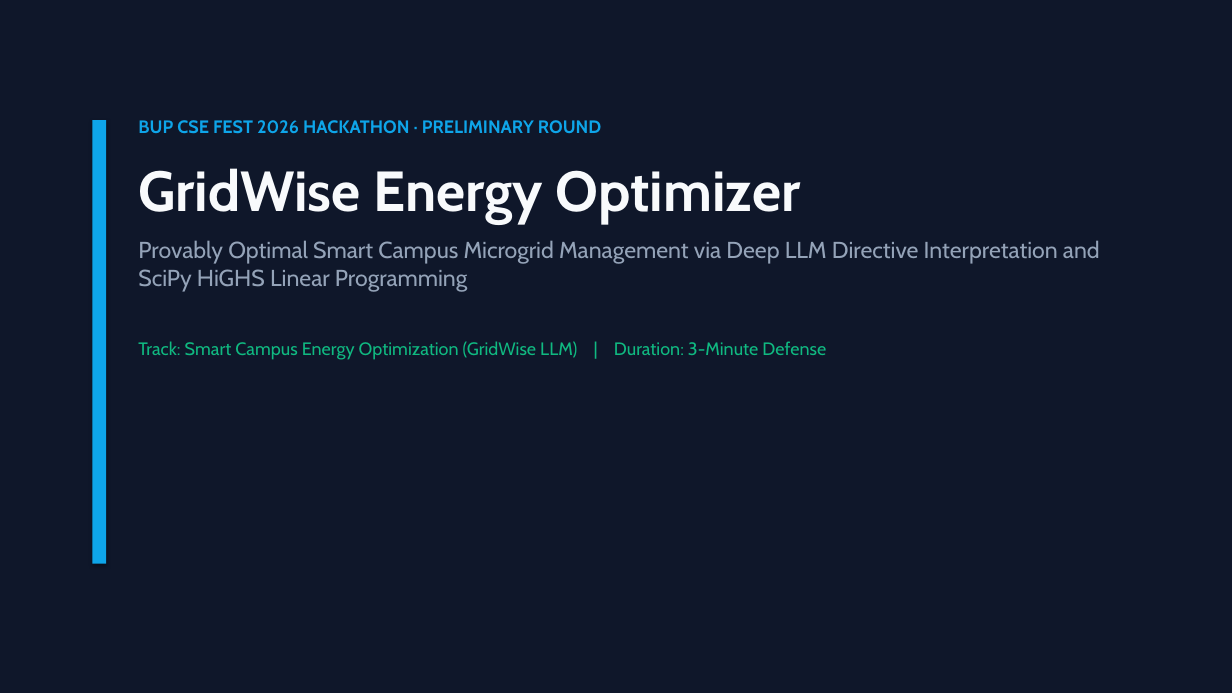
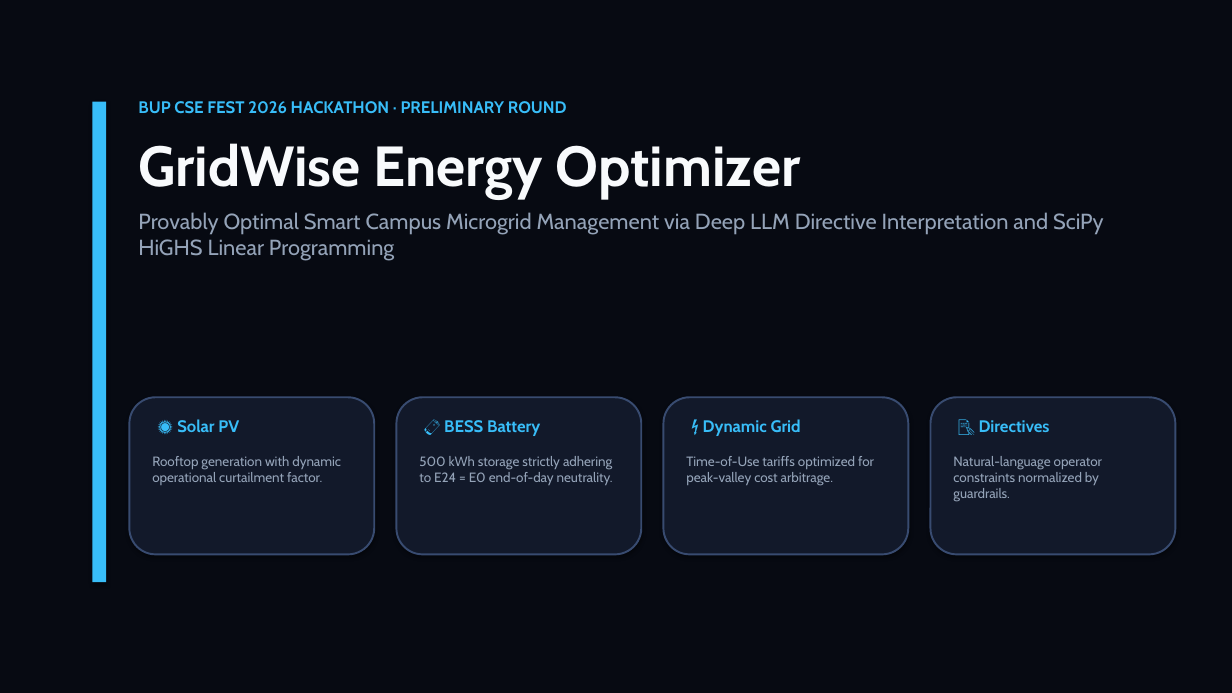
Before and after one commit to happinessisreal/gridwise-energy-optimizer, a slide deck: slide 1 of presentation.pptx. Drawn at 1232x693 pixels with LibreOffice and Linux fonts; fonts in the diff are those of the drawing. Boxes give left, top, right and bottom in pixels: in the first picture for what was removed or moved away, otherwise in the second. Text is boxed around its words. In the diff, an @@ line names an element or a change of style, - is before the commit and + after.

```diff
--- a/presentation.pptx
+++ b/presentation.pptx
@@ rectangle at <box>0,0,1232,693</box>: fill #0F172A to #070A12 @@
@@ rectangle: place and size @@
-rectangle at <box>92,120,106,564</box>
+rectangle at <box>92,102,106,582</box>
@@ rectangle at <box>92,102,106,582</box>: fill #0EA5E9 to #38BDF8 @@
@@ text "BUP CSE FEST 2026 HACKATHON ...": place and size @@
-text "BUP CSE FEST 2026 HACKATHON ..." at <box>138,120,1100,360</box>
+text "BUP CSE FEST 2026 HACKATHON ..." at <box>138,101,1104,261</box>
@@ text "BUP CSE FEST 2026 HACKATHON ..." at <box>138,101,1104,261</box>: size 14 to 13 pt, text colour #0EA5E9 to #38BDF8 in "BUP CSE FEST 2026 HACKATHON · PRELIMINARY ..."; size 18 to 17 pt in "Provably Optimal Smart Campus Microgrid Management via ..."; less space between paragraphs @@
@@ text at <box>138,341,826,360</box>: paragraph removed @@
-Track: Smart Campus Energy Optimization (GridWise LLM) | Duration: 3-Minute Defense
@@ rounded rectangle added at <box>129,397,374,555</box>, fill #12192A, outline #384B70 1.5 pt @@
@@ text added at <box>177,419,239,432</box>, 13 pt, text #38BDF8, bold @@
+☀️ Solar PV
@@ rounded rectangle added at <box>396,397,641,555</box>, fill #12192A, outline #384B70 1.5 pt @@
@@ rounded rectangle added at <box>664,397,909,555</box>, fill #12192A, outline #384B70 1.5 pt @@
@@ text added at <box>703,419,801,436</box>, 13 pt, text #38BDF8, bold @@
+⚡ Dynamic Grid
@@ rounded rectangle added at <box>931,397,1176,555</box>, fill #12192A, outline #384B70 1.5 pt @@
@@ text added at <box>444,420,540,436</box>, 13 pt, text #38BDF8, bold @@
+🔋 BESS Battery
@@ text added at <box>979,420,1050,432</box>, 13 pt, text #38BDF8, bold @@
+📝 Directives
@@ text added at <box>152,456,341,485</box>, 10.5 pt, text #94A3B8 @@
+Rooftop generation with dynamic operational curtailment factor.
@@ text added at <box>419,456,613,485</box>, 10.5 pt, text #94A3B8 @@
+500 kWh storage strictly adhering to E24 = E0 end-of-day neutrality.
@@ text added at <box>686,456,874,485</box>, 10.5 pt, text #94A3B8 @@
+Time-of-Use tariffs optimized for peak-valley cost arbitrage.
@@ text added at <box>953,456,1102,501</box>, 10.5 pt, text #94A3B8 @@
+Natural-language operator constraints normalized by guardrails.
```
Also in this commit, not shown: 5 other slides changed, 4 other files.
